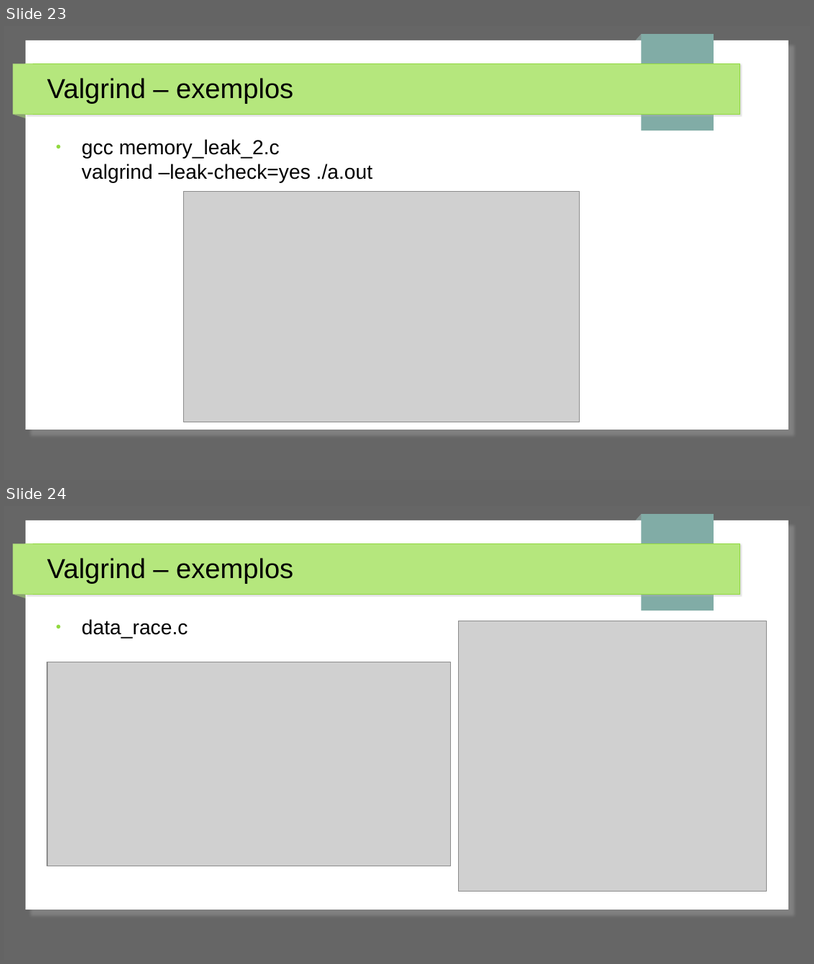
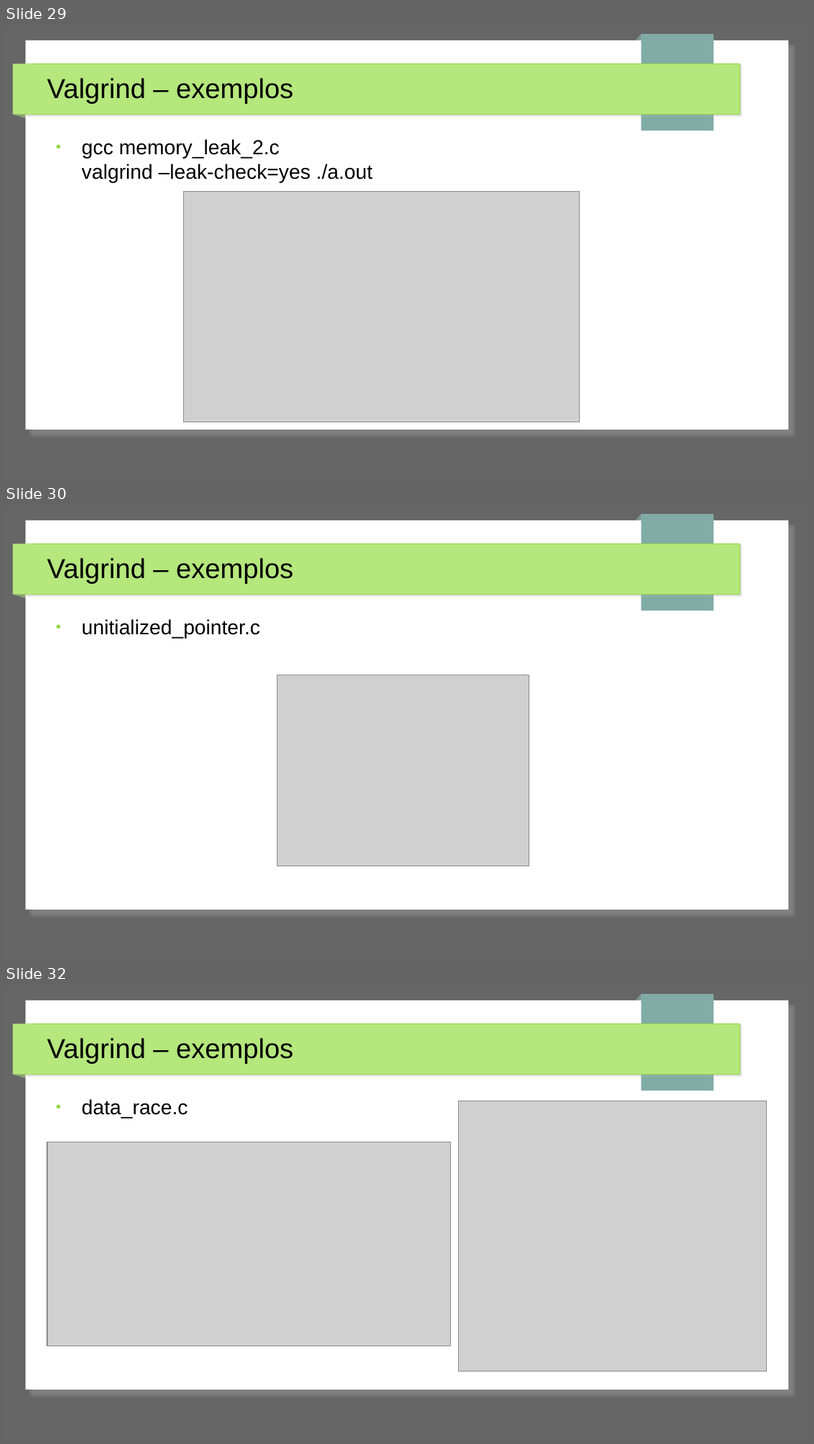
Before and after one commit to jpantonow/SB-T1-ANALISADORES, a slide deck: Slides.odp. Shown one above the other, each under a label of ours: slides 23 and 24 before the commit, slides 29, 30 and 32 after it; the slides between them are not shown. The pictures are 814x964 and 814x1444 pixels, drawn with LibreOffice and Linux fonts; fonts in the diff are those of the drawing; grey boxes stand for pictures. Boxes give left, top, right and bottom in pixels: in the first picture for what was removed or moved away, otherwise in the second. Text is boxed around its words. In the diff, an @@ line names an element or a change of style, - is before the commit and + after.

Commit message:
mais valgrind

```diff
--- a/Slides.odp
+++ b/Slides.odp
@@ slide 30 added at bbox=[4, 506, 810, 960], background #666666; not listed: 7 template elements that a slide beside it also shows @@
@@ title added at bbox=[47, 558, 293, 584], 27 pt, text #000000 @@
+Valgrind – exemplos
@@ text added at bbox=[82, 619, 260, 638], 20 pt, text #000000 @@
+● unitialized_pointer.c
@@ picture added at bbox=[278, 675, 530, 866] @@
@@ what was slide 23 is now slide 29 @@
@@ what was slide 24 is now slide 32 @@
```
Also in this commit, not shown: 1 slide changed, 9 other slides added, 1 other file.
